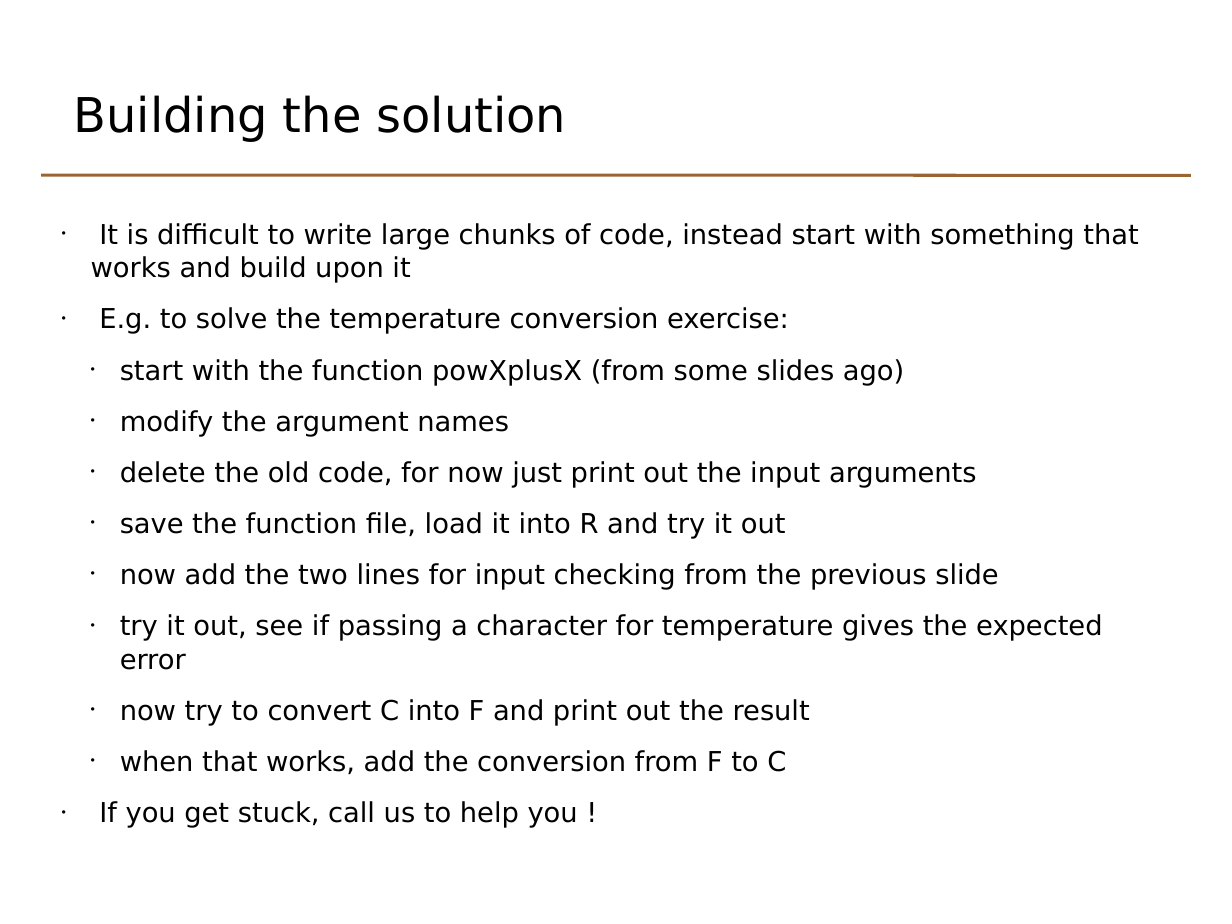
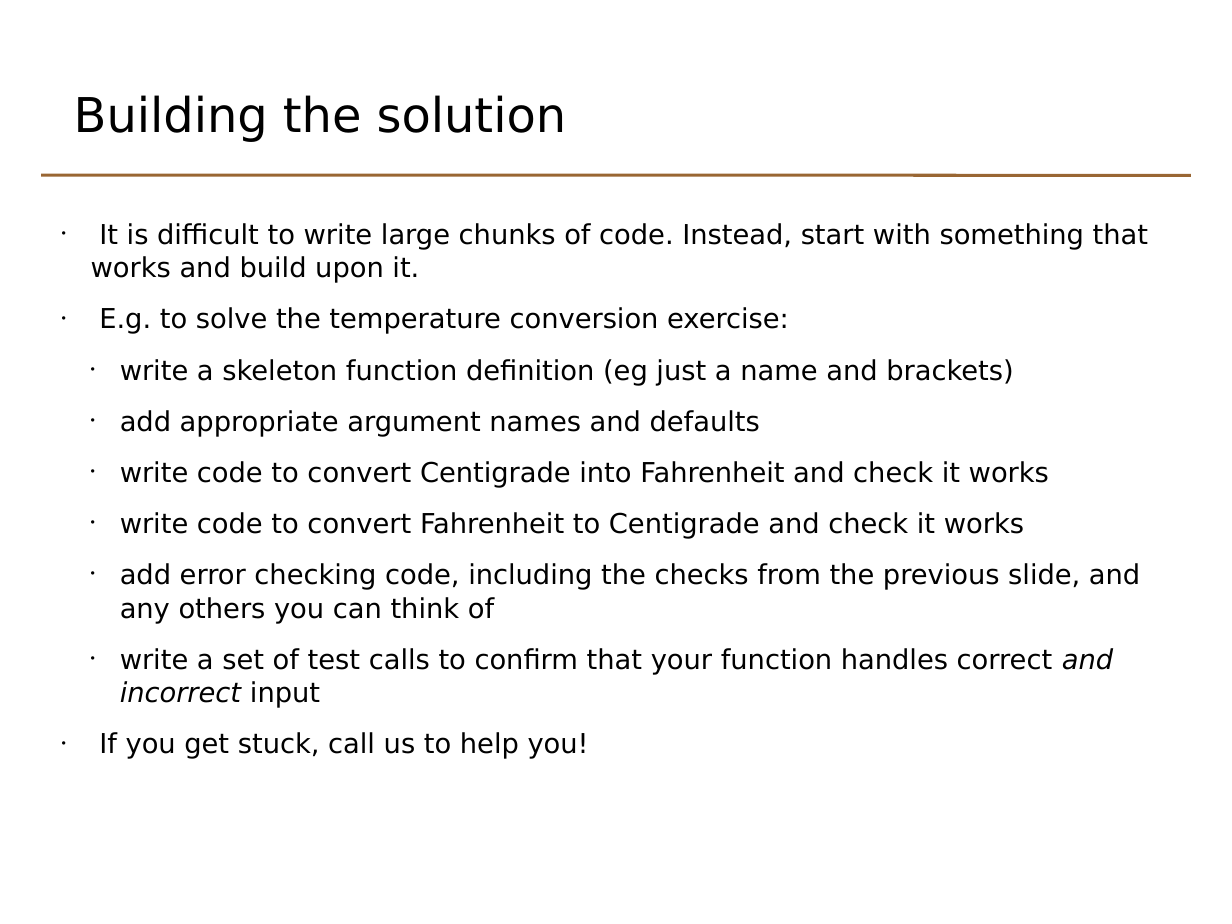
Before and after one commit to johnomics/basicr, a slide deck: slide 41 of Basic_R_Day_2_slides.odp. Drawn at 1232x924 pixels with LibreOffice and Linux fonts; fonts in the diff are those of the drawing. Boxes give left, top, right and bottom in pixels: in the first picture for what was removed or moved away, otherwise in the second. Text is boxed around its words. In the diff, an @@ line names an element or a change of style, - is before the commit and + after.

Commit message:
Rework function section

```diff
--- a/Basic_R_Day_2_slides.odp
+++ b/Basic_R_Day_2_slides.odp
@@ text at box(91, 223, 1148, 283): text changed @@
-• It is difficult to write large chunks of code, instead start with something that works and build upon it
+• It is difficult to write large chunks of code. Instead, start with something that works and build upon it.
@@ text at box(99, 359, 1140, 759): text changed @@
-  • start with the function powXplusX (from some slides ago)
-  • modify the argument names
-  • delete the old code, for now just print out the input arguments
-  • save the function file, load it into R and try it out
-  • now add the two lines for input checking from the previous slide
-  • try it out, see if passing a character for temperature gives the expected error
-  • now try to convert C into F and print out the result
-  • when that works, add the conversion from F to C
-• If you get stuck, call us to help you !
+  • write a skeleton function definition (eg just a name and brackets)
+  • add appropriate argument names and defaults
+  • write code to convert Centigrade into Fahrenheit and check it works
+  • write code to convert Fahrenheit to Centigrade and check it works
+  • add error checking code, including the checks from the previous slide, and any others you can think of
+  • write a set of test calls to confirm that your function handles correct and incorrect input
+• If you get stuck, call us to help you!
```
Also in this commit, not shown: 6 other slides changed, 8 slides added, 6 slides removed, 2 other files.
